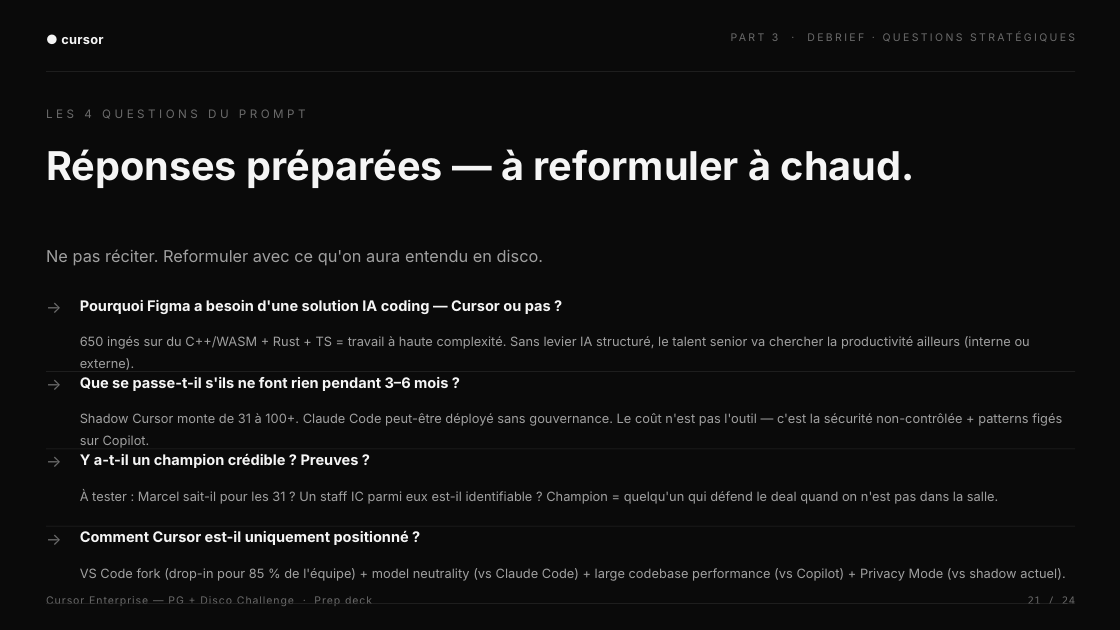
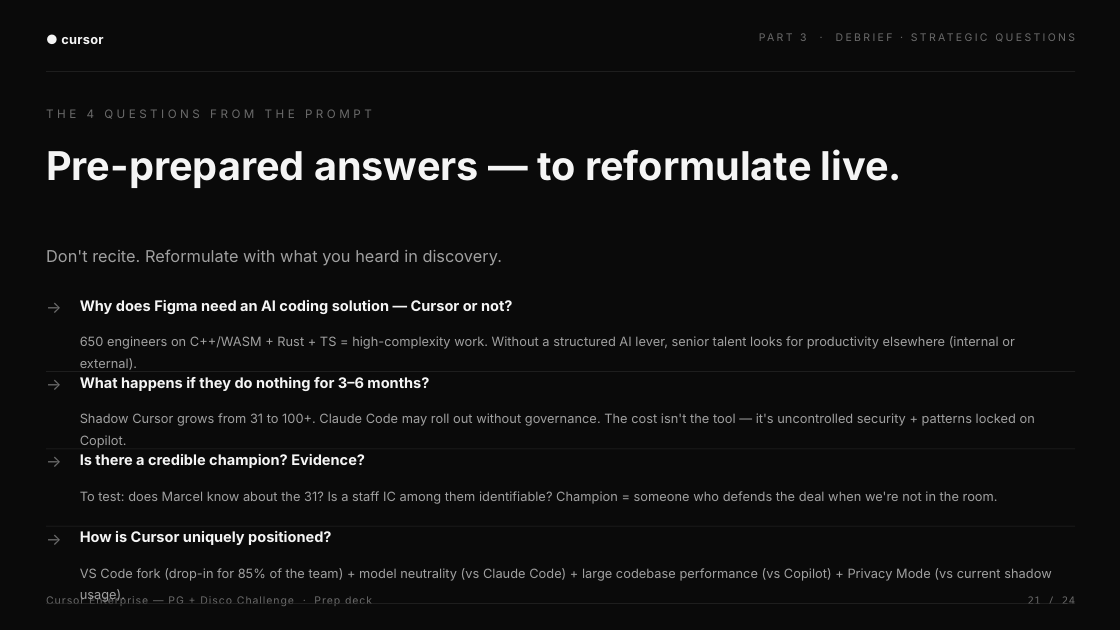
Before and after one commit to heliemonnoyeur-source/media-ae-cockpit, a slide deck: slide 21 of decks/Cursor_Enterprise_Disco_Challenge.pptx. Drawn at 1120x630 pixels with LibreOffice and Linux fonts; fonts in the diff are those of the drawing. Boxes give left, top, right and bottom in pixels: in the first picture for what was removed or moved away, otherwise in the second. Text is boxed around its words. In the diff, an @@ line names an element or a change of style, - is before the commit and + after.

```diff
--- a/decks/Cursor_Enterprise_Disco_Challenge.pptx
+++ b/decks/Cursor_Enterprise_Disco_Challenge.pptx
@@ text at [800, 33, 806, 41]: text changed @@
-PART 3 · DEBRIEF · QUESTIONS STRATÉGIQUES
+PART 3 · DEBRIEF · STRATEGIC QUESTIONS
@@ text at [46, 109, 372, 119]: text changed @@
-LES 4 QUESTIONS DU PROMPT
+THE 4 QUESTIONS FROM THE PROMPT
@@ text at [46, 149, 902, 188]: text changed @@
-Réponses préparées — à reformuler à chaud.
+Pre-prepared answers — to reformulate live.
@@ text at [46, 249, 502, 266]: text changed @@
-Ne pas réciter. Reformuler avec ce qu'on aura entendu en disco.
+Don't recite. Reformulate with what you heard in discovery.
@@ text at [80, 300, 512, 314]: text changed @@
-Pourquoi Figma a besoin d'une solution IA coding — Cursor ou pas ?
+Why does Figma need an AI coding solution — Cursor or not?
@@ text at [80, 336, 1015, 370]: text changed @@
-650 ingés sur du C++/WASM + Rust + TS = travail à haute complexité. Sans levier IA structuré, le talent senior va chercher la productivité ailleurs (interne ou externe).
+650 engineers on C++/WASM + Rust + TS = high-complexity work. Without a structured AI lever, senior talent looks for productivity elsewhere (internal or external).
@@ text at [80, 377, 429, 391]: text changed @@
-Que se passe-t-il s'ils ne font rien pendant 3–6 mois ?
+What happens if they do nothing for 3–6 months?
@@ text at [80, 413, 1035, 448]: text changed @@
-Shadow Cursor monte de 31 à 100+. Claude Code peut-être déployé sans gouvernance. Le coût n'est pas l'outil — c'est la sécurité non-contrôlée + patterns figés sur Copilot.
+Shadow Cursor grows from 31 to 100+. Claude Code may roll out without governance. The cost isn't the tool — it's uncontrolled security + patterns locked on Copilot.
@@ text at [80, 454, 365, 468]: text changed @@
-Y a-t-il un champion crédible ? Preuves ?
+Is there a credible champion? Evidence?
@@ text at [80, 491, 998, 504]: text changed @@
-À tester : Marcel sait-il pour les 31 ? Un staff IC parmi eux est-il identifiable ? Champion = quelqu'un qui défend le deal quand on n'est pas dans la salle.
+To test: does Marcel know about the 31? Is a staff IC among them identifiable? Champion = someone who defends the deal when we're not in the room.
@@ text at [80, 531, 331, 545]: text changed @@
-Comment Cursor est-il uniquement positionné ?
+How is Cursor uniquely positioned?
@@ text at [80, 568, 1051, 603]: text changed @@
-VS Code fork (drop-in pour 85 % de l'équipe) + model neutrality (vs Claude Code) + large codebase performance (vs Copilot) + Privacy Mode (vs shadow actuel).
+VS Code fork (drop-in for 85% of the team) + model neutrality (vs Claude Code) + large codebase performance (vs Copilot) + Privacy Mode (vs current shadow usage).
```
Also in this commit, not shown: 22 other slides changed, 1 slide added, 1 slide removed, 27 other files.
